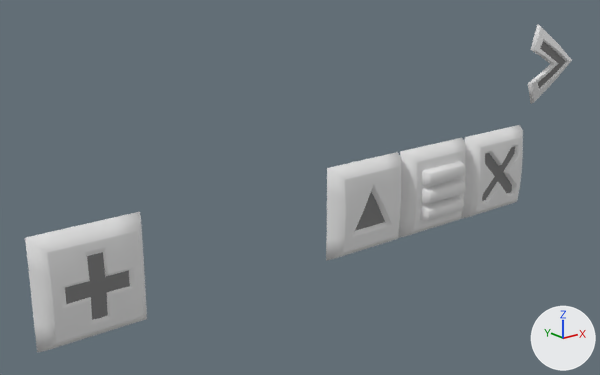
Renders of the Blender file gui/blend/buttons.blend from each side of a commit.
The view is the same before and after, from a 50 mm camera at (-12.7, -28.6, 13.5) aimed at (11.6, 1.7, 1.4). The axes (+X, +Y, +Z) are drawn at lower right. The lights are the same throughout.

In view in the first picture: 'ArrowButton', 'PlusButton', 'ScollArrow', 'ScrollGrip', 'XButton'.
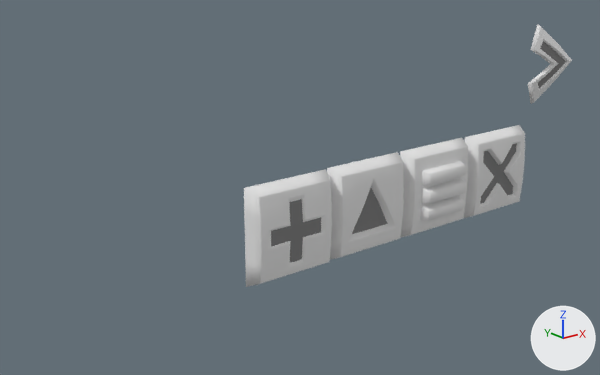
What differs and where, as boxes [x1, y1, x2, y2] in the pictures (600 x 375 px; the box of a moved part takes in the faces that stretch with it):
'PlusButton', reshaped, moved (28% narrower, 16% shorter)
    before: [25, 212, 147, 352]
    after: [244, 169, 332, 287]
part 1 of me_plane, moved or reshaped
    before: [35, 220, 147, 351]
    after: [253, 176, 332, 285]

Patch to the scene script:
```diff
--- a/gui/blend/buttons.blend.py
+++ b/gui/blend/buttons.blend.py
@@ me_plane @@
 me_plane.from_pydata(...)  # 145 vertices, 137 faces; spans x -2.41..2.41, y -2.41..2.41, z -0.71..0.14
 # used by ob_plusbutton; location = (0.0, 0.0, 0.0); rotation_euler = (1.571, 0.0, 0.0), in degrees (90, 0, 0)
+# me_plane part 1: 112 of the vertices in x -1.91..1.91, y -1.91..1.91, z -0.01..0.14 are scaled about their middle by (1.1, 1.1, 1.08)
 me_plane.materials.append(mat_steel)
@@ ob_plusbutton @@
 ob_plusbutton = bpy.data.objects.new('PlusButton', me_plane)
-ob_plusbutton.location = (0.0, 0.0, 0.0)
+ob_plusbutton.location = (10.0, 0.0, 0.0)
 ob_plusbutton.rotation_euler = (1.571, 0.0, 0.0)  # degrees (90, 0, 0)
```
